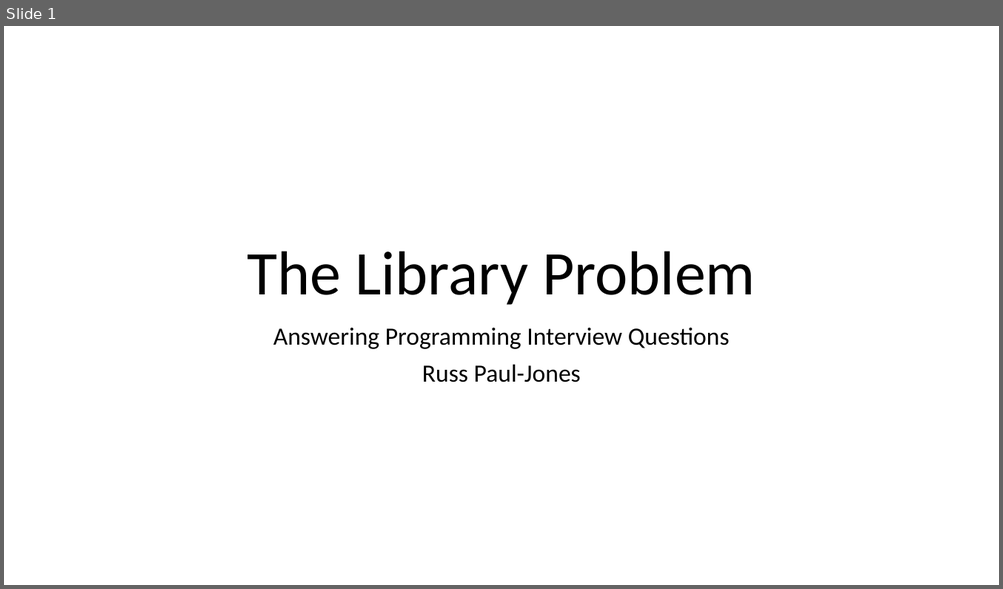
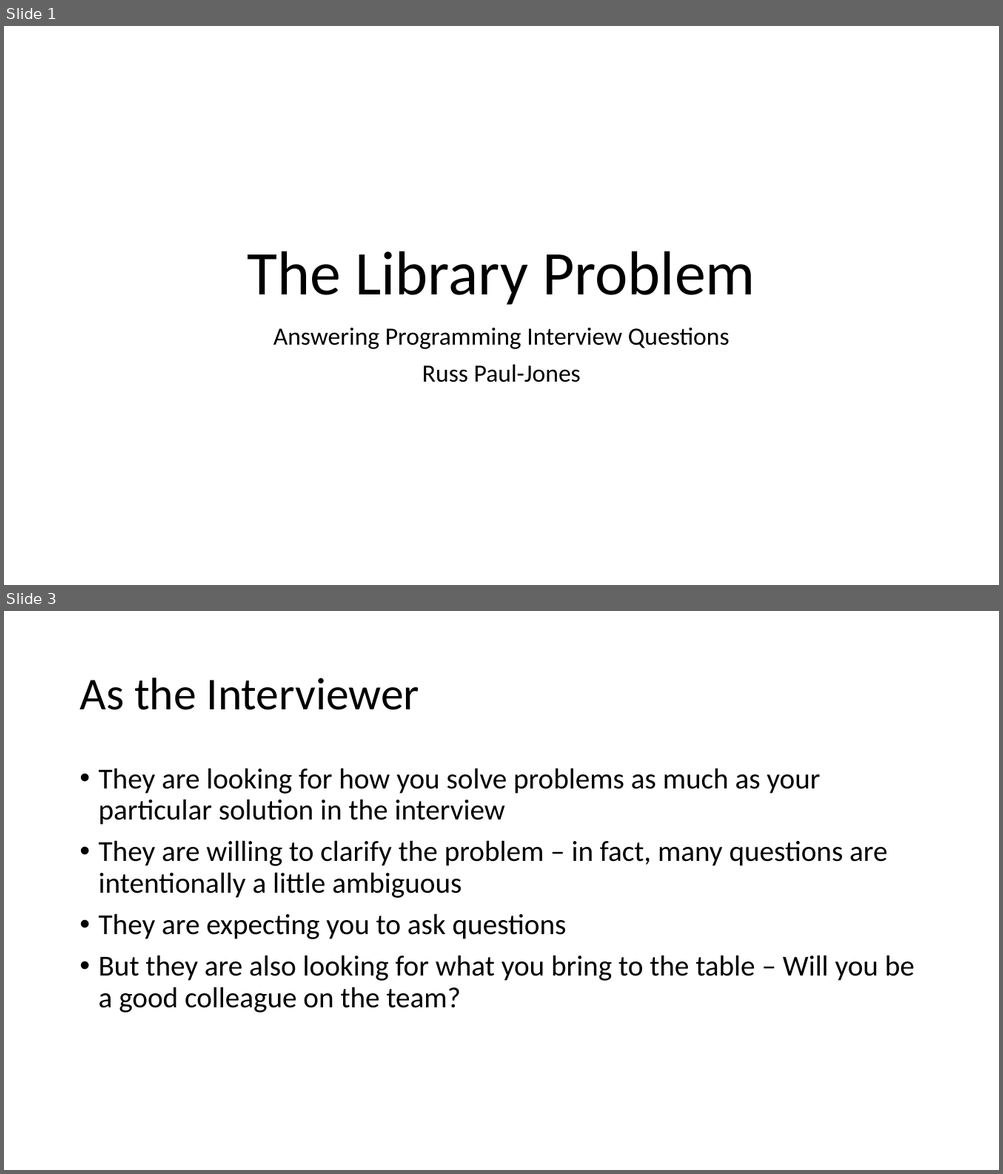
Before and after one commit to russpj/Library, a slide deck: The Library Problem.pptx. Shown one above the other, each under a label of ours: slide 1 before the commit, slides 1 and 3 after it; the slides between them are not shown. The pictures are 1003x589 and 1003x1174 pixels, drawn with LibreOffice and Linux fonts; fonts in the diff are those of the drawing. Boxes give left, top, right and bottom in pixels: in the first picture for what was removed or moved away, otherwise in the second. Text is boxed around its words. In the diff, an @@ line names an element or a change of style, - is before the commit and + after.

```diff
--- a/The Library Problem.pptx
+++ b/The Library Problem.pptx
@@ slide 3 added at (4,611,999,1170), background #FFFFFF @@
@@ title added at (79,678,420,710), 44 pt, text #000000 @@
+As the Interviewer
@@ text added at (99,768,914,1013), 28 pt, text #000000 @@
+• They are looking for how you solve problems as much as your particular solution in the interview
+• They are willing to clarify the problem – in fact, many questions are intentionally a little ambiguous
+• They are expecting you to ask questions
+• But they are also looking for what you bring to the table – Will you be a good colleague on the team?
```
Also in this commit, not shown: 2 other slides added, 1 slide removed.
